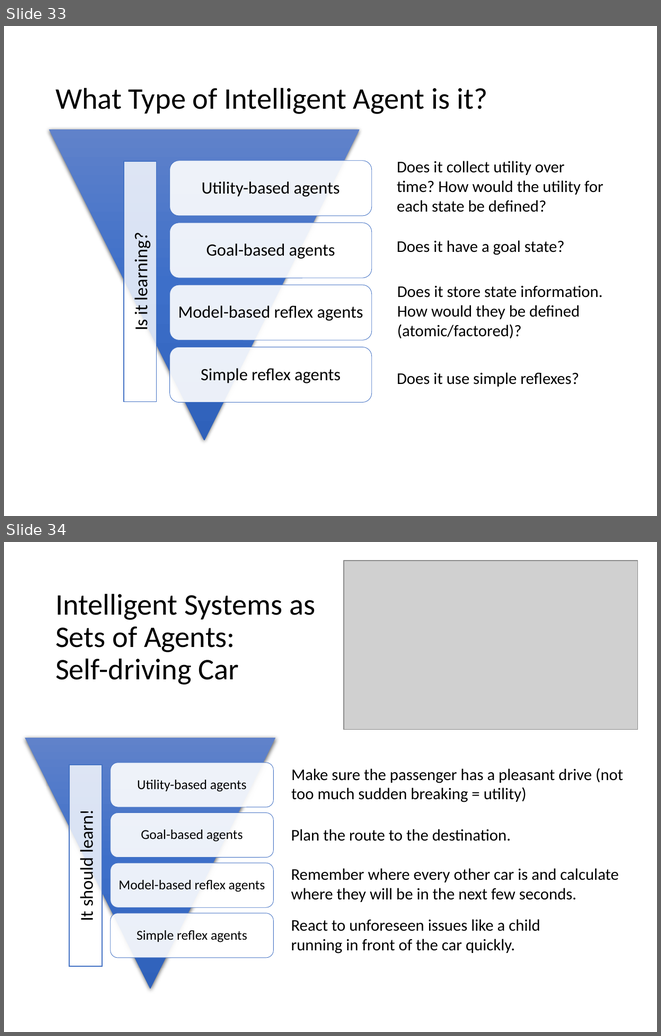
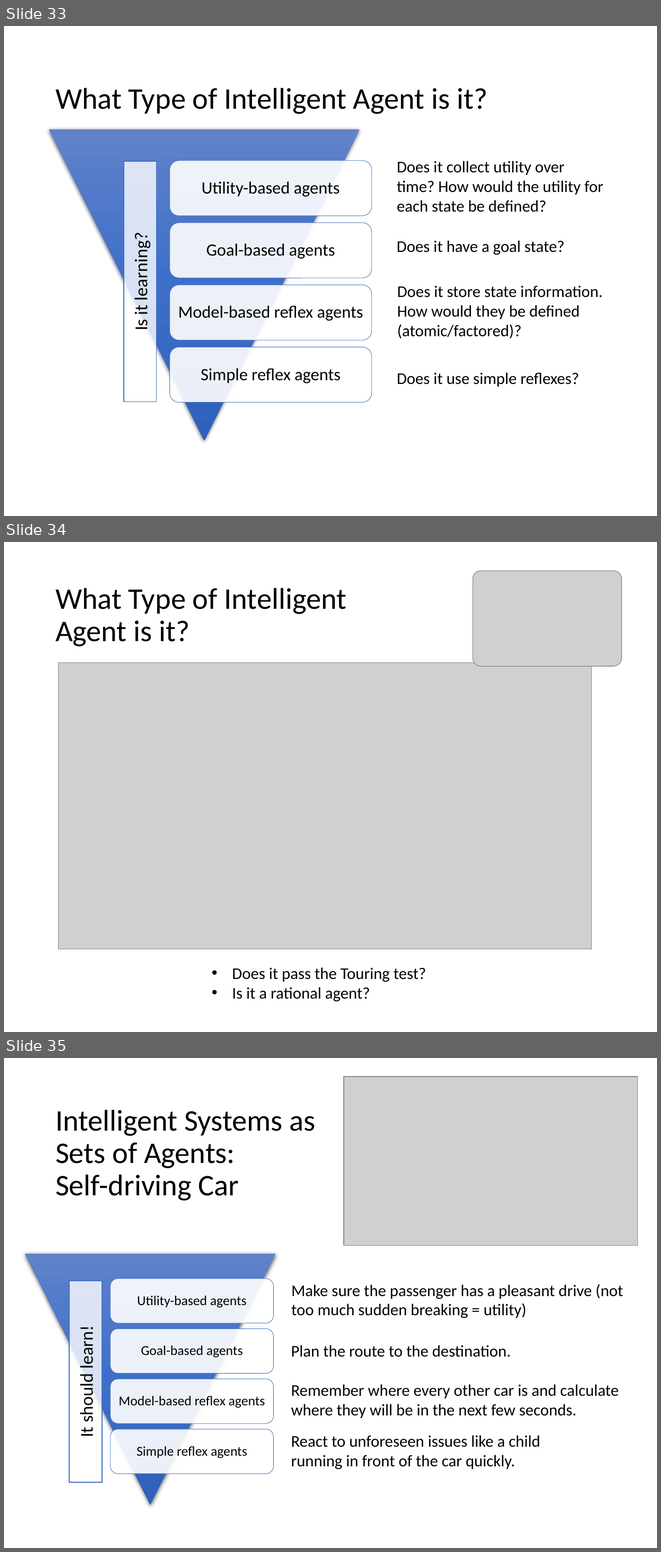
Before and after one commit to mhahsler/CS7320-AI, a slide deck: slides/02_agents.pptx. Shown one above the other, each under a label of ours: slides 33 and 34 before the commit, slides 33, 34 and 35 after it. The pictures are 661x1036 and 661x1552 pixels, drawn with LibreOffice and Linux fonts; fonts in the diff are those of the drawing; grey boxes stand for pictures. Boxes give left, top, right and bottom in pixels: in the first picture for what was removed or moved away, otherwise in the second. Text is boxed around its words. In the diff, an @@ line names an element or a change of style, - is before the commit and + after.

```diff
--- a/slides/02_agents.pptx
+++ b/slides/02_agents.pptx
@@ slide 34 added at (4, 542, 657, 1032), background #FFFFFF @@
@@ picture added at (473, 571, 621, 666) @@
@@ title added at (55, 588, 347, 646), 33 pt, text #000000 @@
+What Type of Intelligent
+Agent is it?
@@ picture added at (58, 663, 592, 949) @@
@@ text added at (232, 967, 426, 1002), 18 pt, text #000000 @@
+• Does it pass the Touring test?
+• Is it a rational agent?
@@ what was slide 34 is now slide 35 @@
```
Also in this commit, not shown: 11 slides changed, 2 other files.
